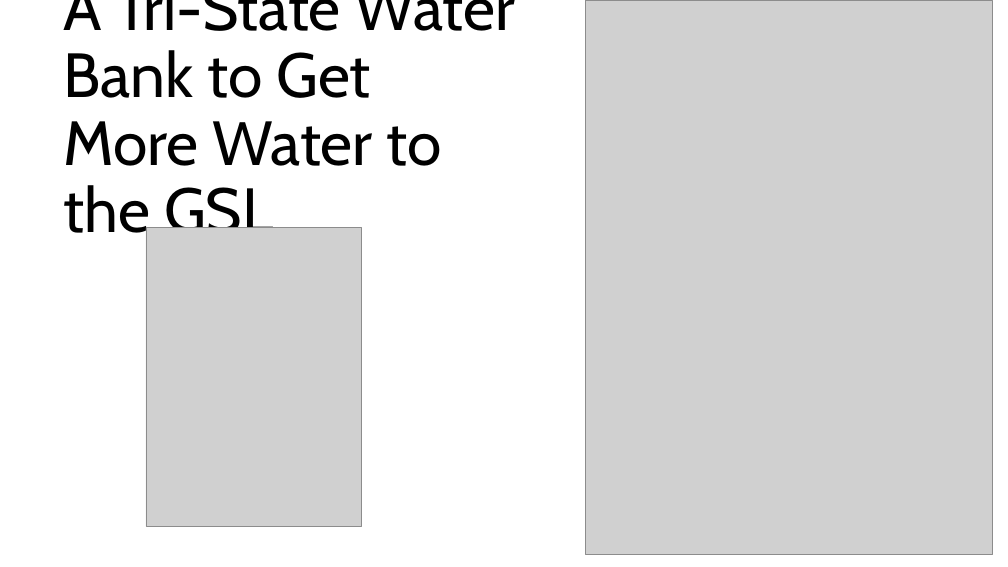
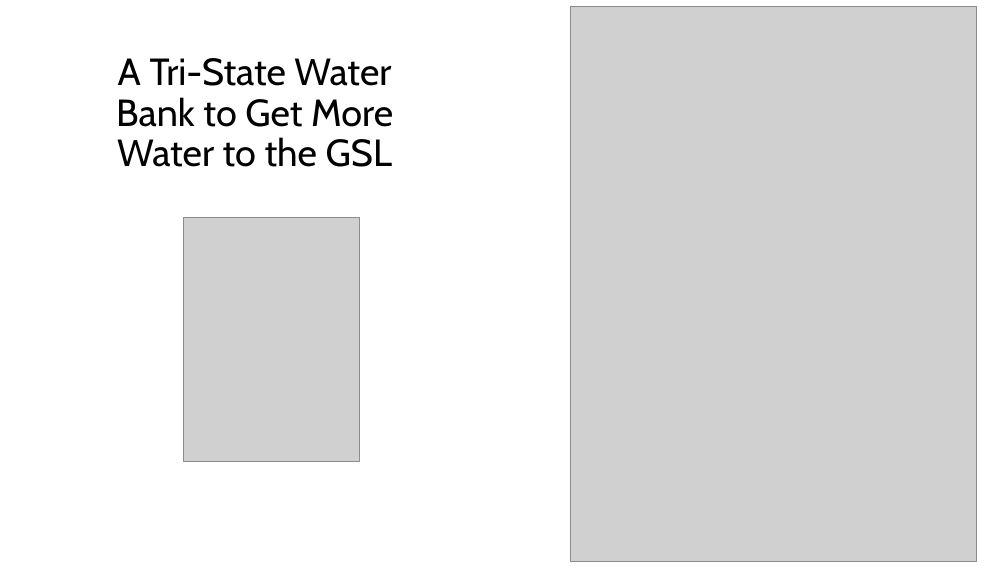
Before and after one commit to HaadiaBaig/BearRiverWaterBank, a slide deck: slide 2 of Session Guide/IntroPresentation.pptx. Drawn at 1008x567 pixels with LibreOffice and Linux fonts; fonts in the diff are those of the drawing; grey boxes stand for pictures. Boxes give left, top, right and bottom in pixels: in the first picture for what was removed or moved away, otherwise in the second. Text is boxed around its words. In the diff, an @@ line names an element or a change of style, - is before the commit and + after.

Commit message:
Update presentation

```diff
--- a/Session Guide/IntroPresentation.pptx
+++ b/Session Guide/IntroPresentation.pptx
@@ picture: place and size @@
-picture at [586, 0, 993, 555]
+picture at [570, 6, 977, 561]
@@ title "A Tri-State Water Bank to ...": place and size @@
-title "A Tri-State Water Bank to ..." at [63, 0, 515, 247]
+title "A Tri-State Water Bank to ..." at [116, 58, 393, 167]
@@ title "A Tri-State Water Bank to ..." at [116, 58, 393, 167]: size 59.4 to 36 pt; alignment left to centre @@
@@ picture: place and size @@
-picture at [146, 228, 361, 526]
+picture at [184, 218, 359, 461]
```
Also in this commit, not shown: 1 other slide changed.
